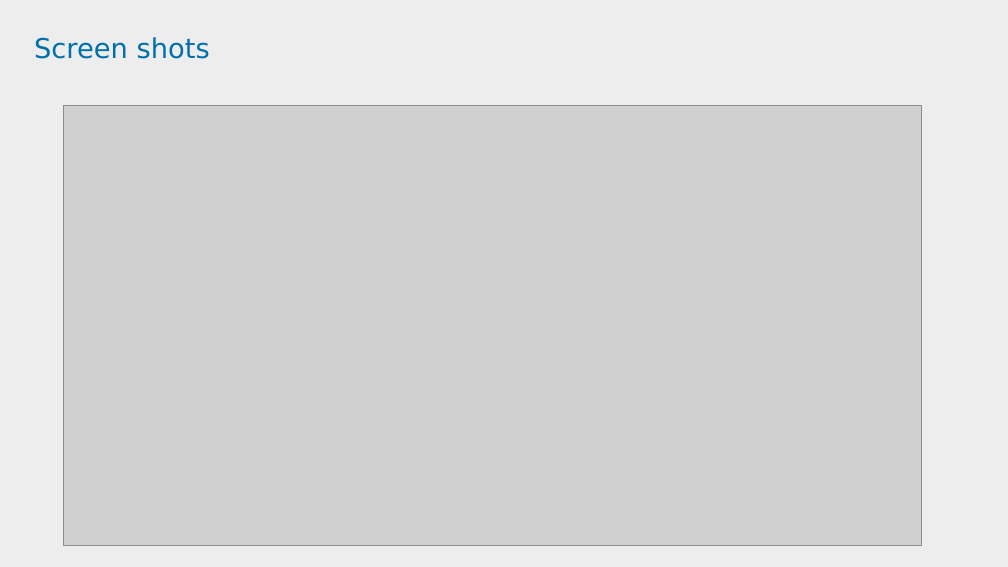
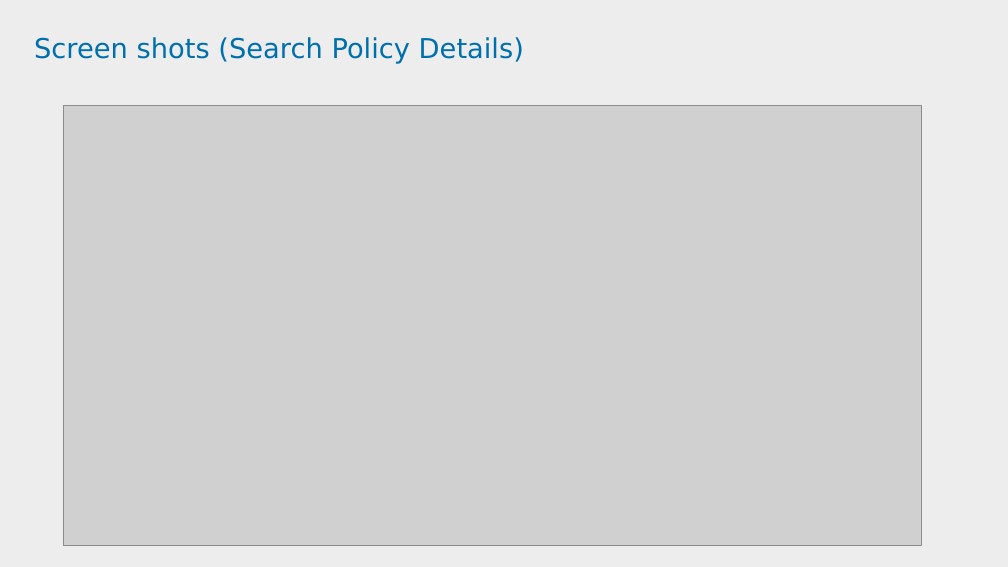
Before and after one commit to tusharp8764/project, a slide deck: slide 14 of Policy Endorsement PPT--FINAL.pptx. Drawn at 1008x567 pixels with LibreOffice and Linux fonts; fonts in the diff are those of the drawing; grey boxes stand for pictures; background and template pictures are left out. Boxes give left, top, right and bottom in pixels: in the first picture for what was removed or moved away, otherwise in the second. Text is boxed around its words. In the diff, an @@ line names an element or a change of style, - is before the commit and + after.

```diff
--- a/Policy Endorsement PPT--FINAL.pptx
+++ b/Policy Endorsement PPT--FINAL.pptx
@@ title at (34,37,524,64): text changed @@
-Screen shots
+Screen shots (Search Policy Details)
```
Also in this commit, not shown: 10 other slides changed, 1 slide added.
